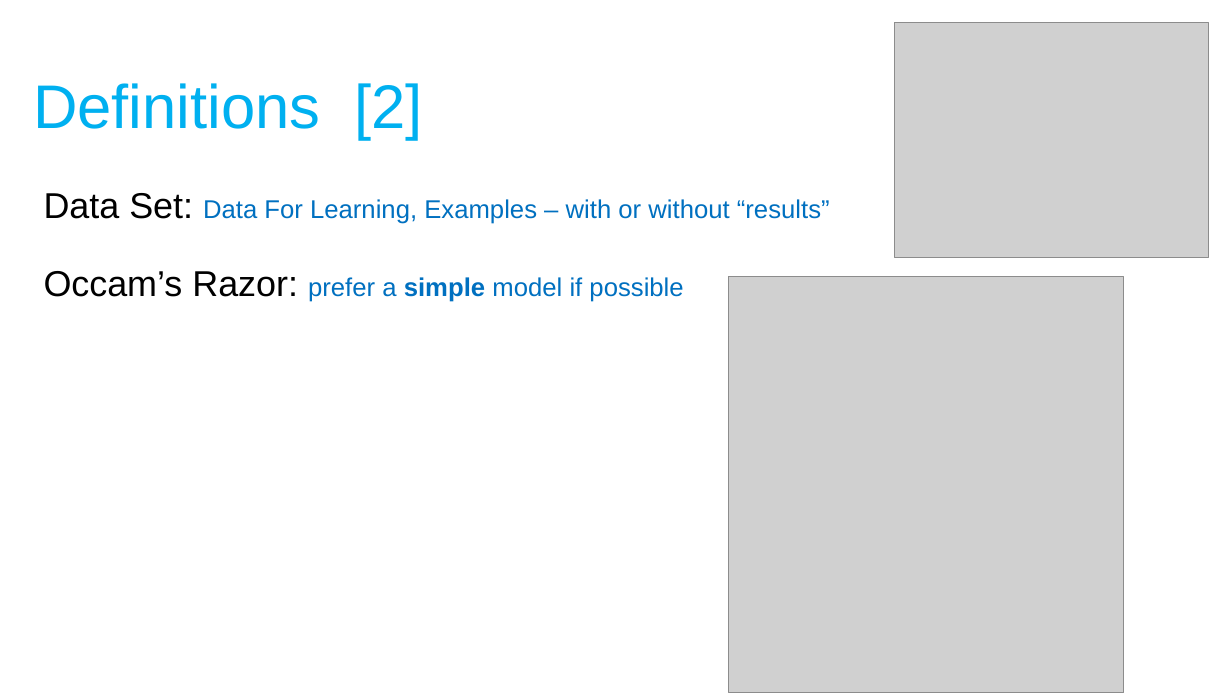
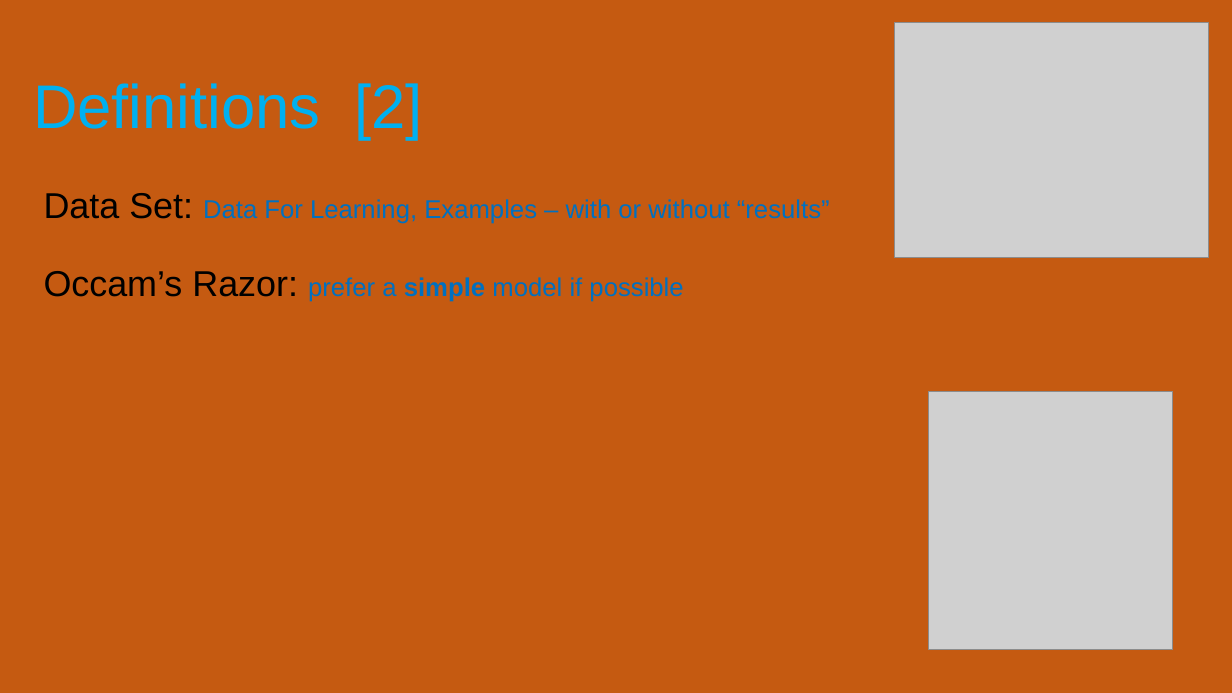
Before and after one commit to moran-abitbul/PreFix, a slide deck: slide 4 of server/uploads/semi.pptx. Drawn at 1232x693 pixels with LibreOffice and Linux fonts; fonts in the diff are those of the drawing; grey boxes stand for pictures. Boxes give left, top, right and bottom in pixels: in the first picture for what was removed or moved away, otherwise in the second. Text is boxed around its words. In the diff, an @@ line names an element or a change of style, - is before the commit and + after.

```diff
--- a/server/uploads/semi.pptx
+++ b/server/uploads/semi.pptx
@@ background #FFFFFF to #C55A11 @@
@@ picture: place and size @@
-picture at box(729, 276, 1125, 693)
+picture at box(929, 392, 1174, 650)
```
Also in this commit, not shown: 2 other slides changed, 46 other files.
